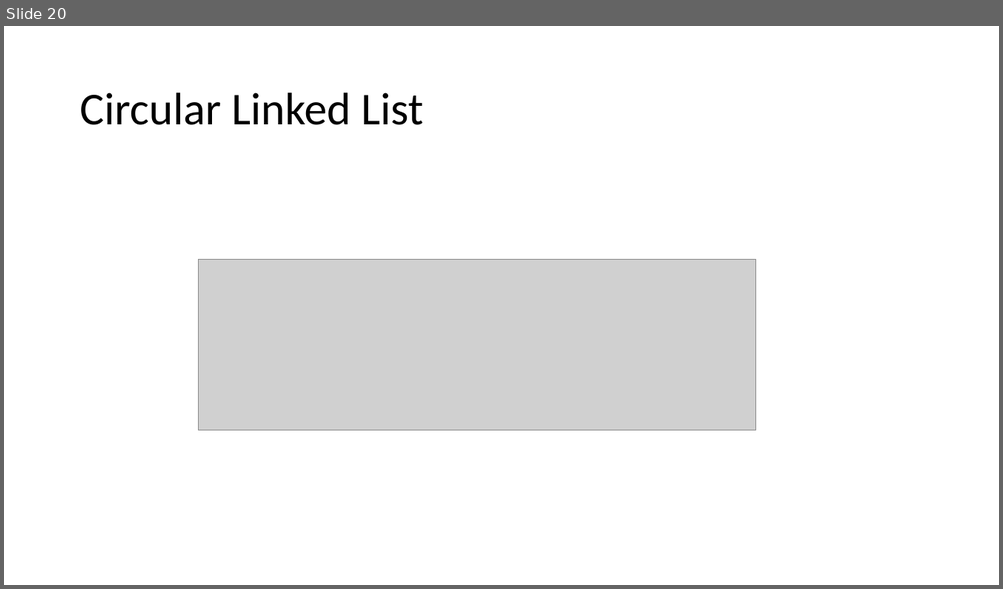
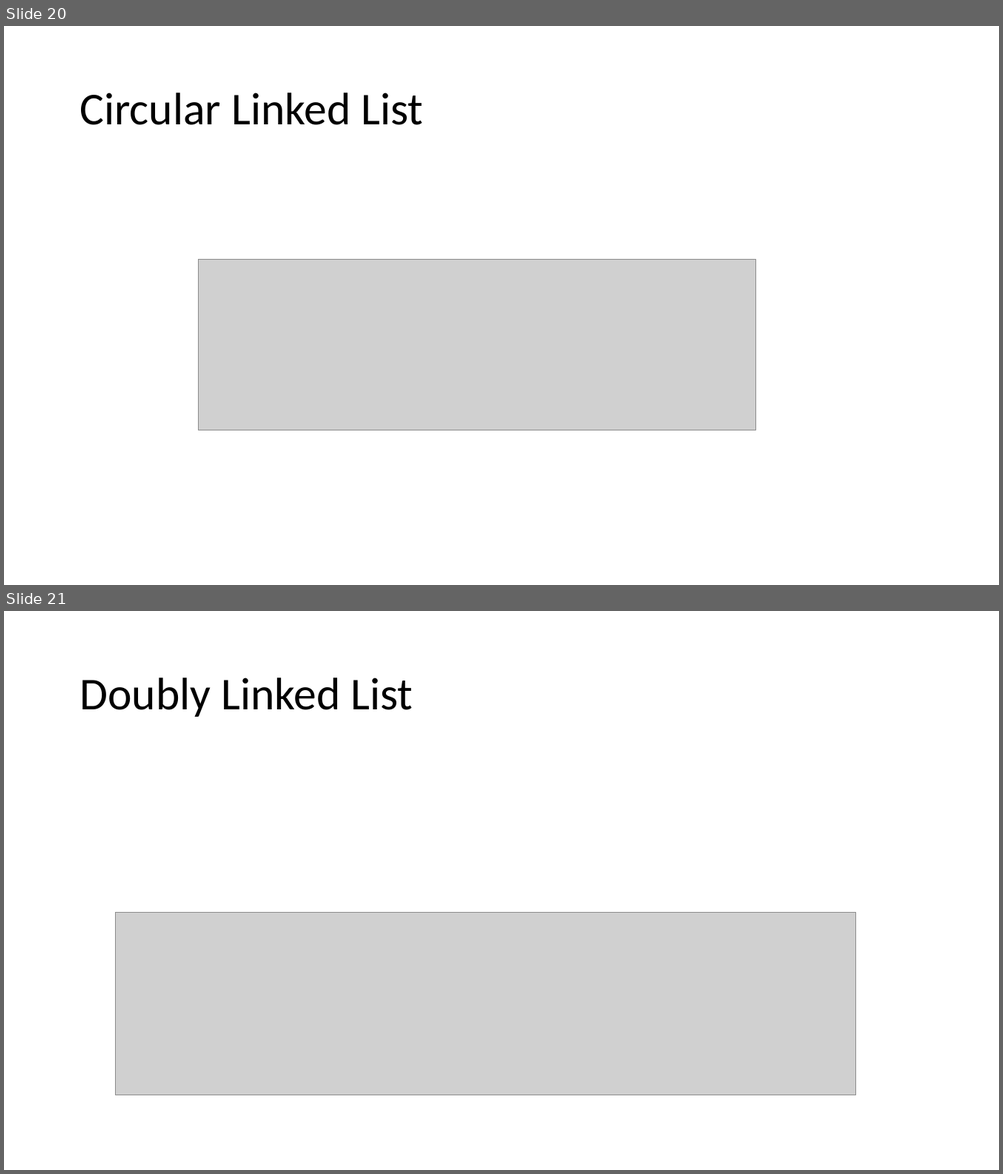
Before and after one commit to priyalbhatewara123/Winter-Industrial-Training-GirlScript, a slide deck: LINKED LIST.pptx. Shown one above the other, each under a label of ours: slide 20 before the commit, slides 20 and 21 after it. The pictures are 1003x589 and 1003x1174 pixels, drawn with LibreOffice and Linux fonts; fonts in the diff are those of the drawing; grey boxes stand for pictures. Boxes give left, top, right and bottom in pixels: in the first picture for what was removed or moved away, otherwise in the second. Text is boxed around its words. In the diff, an @@ line names an element or a change of style, - is before the commit and + after.

```diff
--- a/LINKED LIST.pptx
+++ b/LINKED LIST.pptx
@@ slide 21 added at [4,611,999,1170], background #FFFFFF @@
@@ title added at [79,678,413,717], 44 pt, text #000000 @@
+Doubly Linked List
@@ picture added at [116,912,856,1095] @@
```
Also in this commit, not shown: 5 other slides added, 4 other files.
